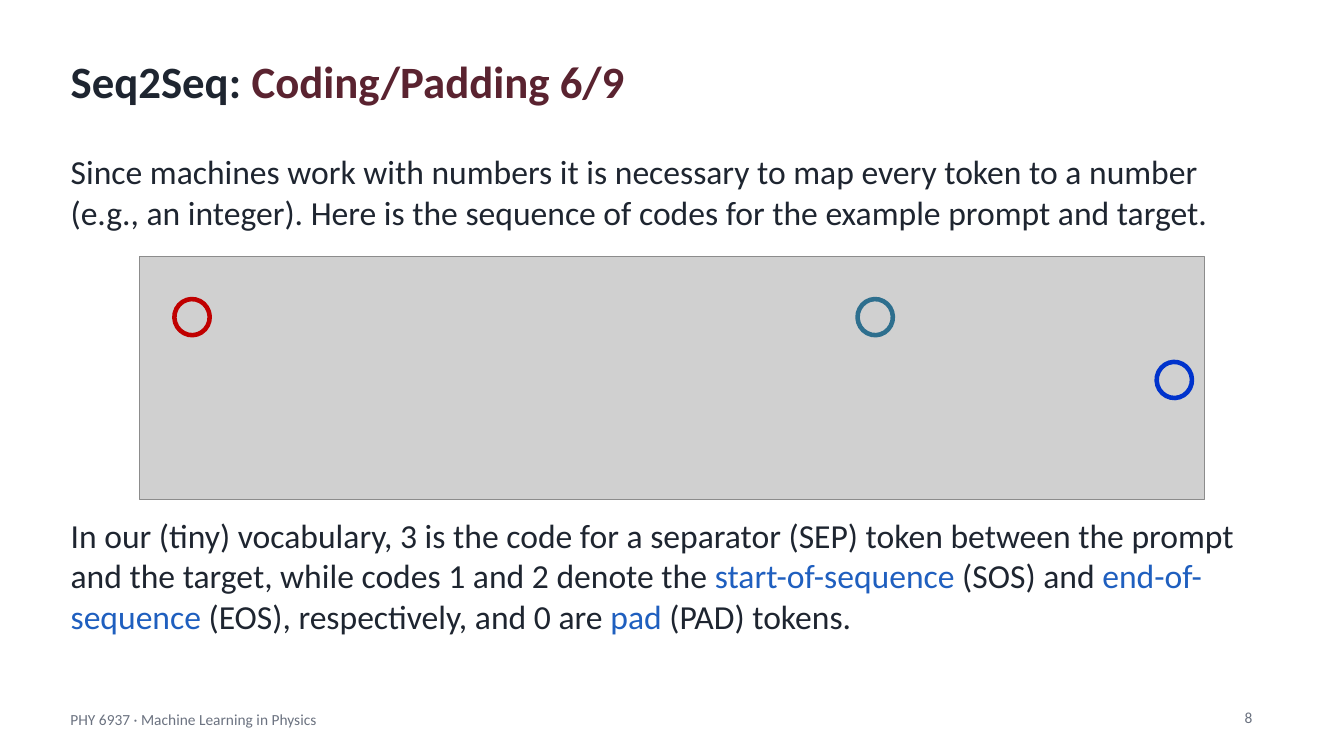
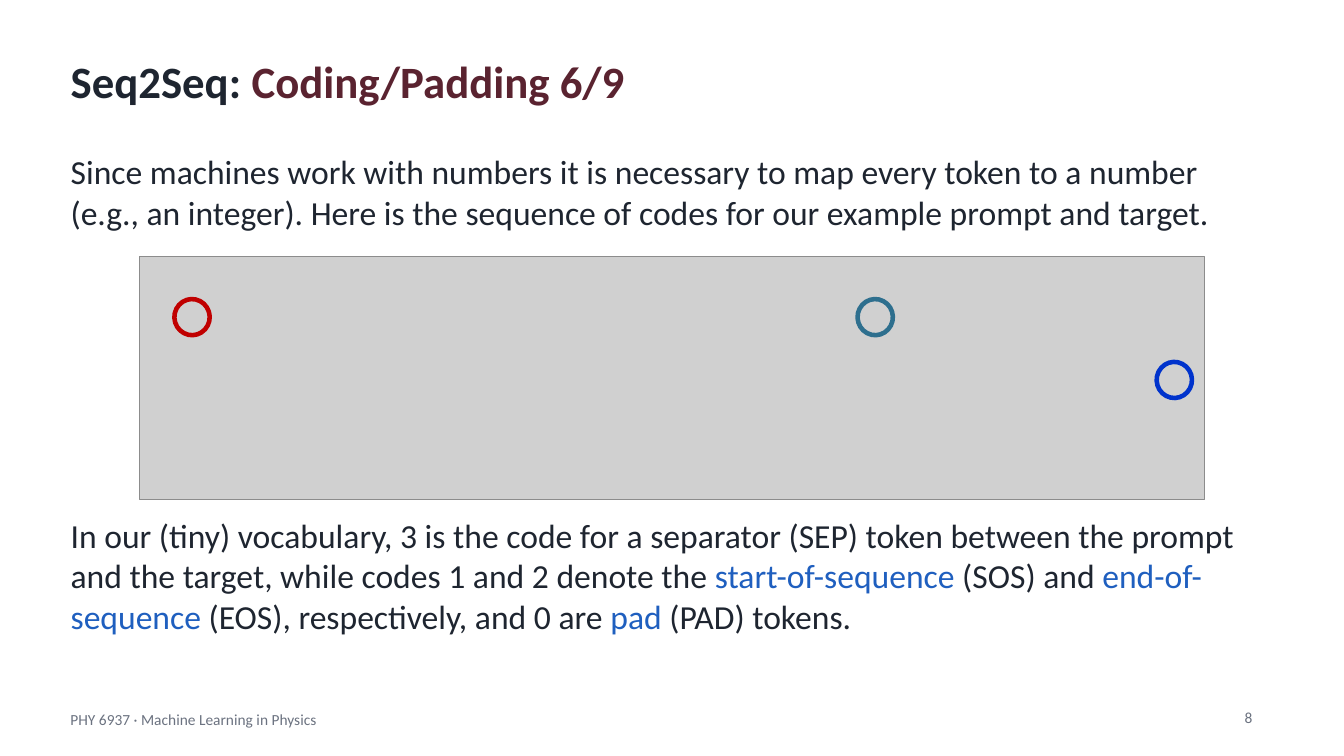
Before and after one commit to hbprosper/mlinphysics, a slide deck: slide 8 of Lectures/08.Transformers/Lecture_TNN.pptx. Drawn at 1344x756 pixels with LibreOffice and Linux fonts; fonts in the diff are those of the drawing; grey boxes stand for pictures. Boxes give left, top, right and bottom in pixels: in the first picture for what was removed or moved away, otherwise in the second. Text is boxed around its words. In the diff, an @@ line names an element or a change of style, - is before the commit and + after.

```diff
--- a/Lectures/08.Transformers/Lecture_TNN.pptx
+++ b/Lectures/08.Transformers/Lecture_TNN.pptx
@@ text at (71, 160, 1208, 231): text changed @@
-Since machines work with numbers it is necessary to map every token to a number (e.g., an integer). Here is the sequence of codes for the example prompt and target.
+Since machines work with numbers it is necessary to map every token to a number (e.g., an integer). Here is the sequence of codes for our example prompt and target.
```
Also in this commit, not shown: 1 other slide changed, 3 other files.
